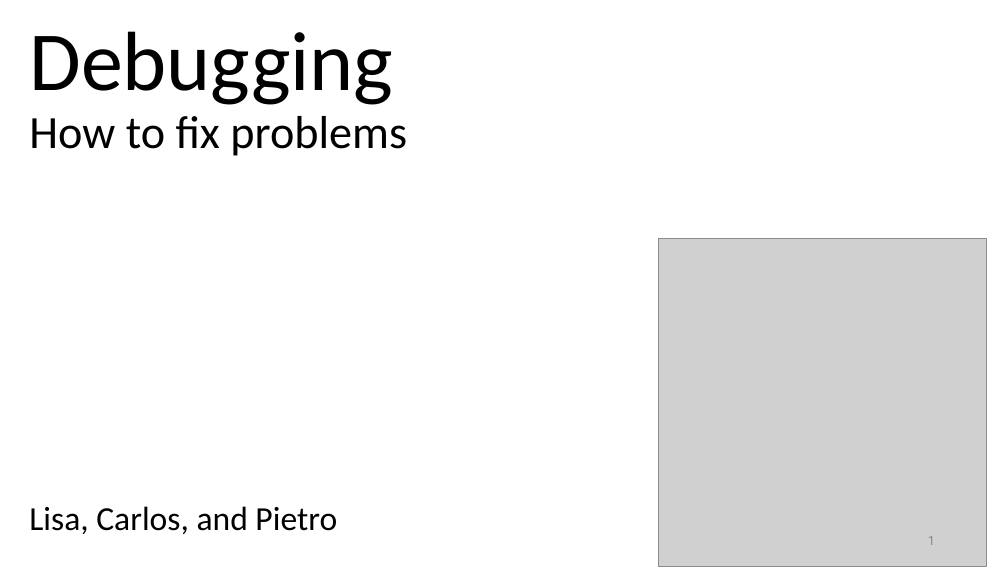
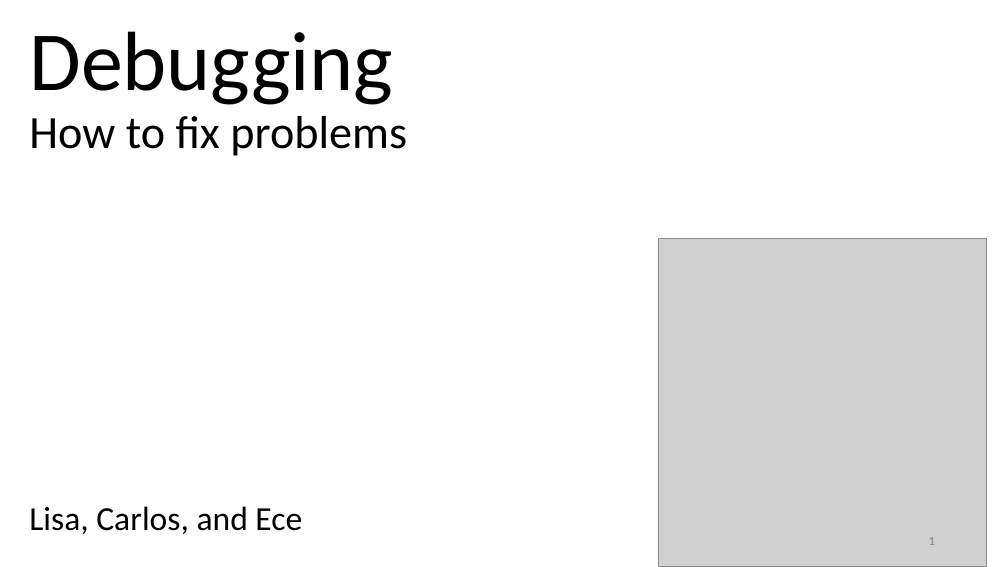
Before and after one commit to ASPP/testing_debugging_profiling, a slide deck: slide 1 of debugging.pptx. Drawn at 1008x567 pixels with LibreOffice and Linux fonts; fonts in the diff are those of the drawing; grey boxes stand for pictures. Boxes give left, top, right and bottom in pixels: in the first picture for what was removed or moved away, otherwise in the second. Text is boxed around its words. In the diff, an @@ line names an element or a change of style, - is before the commit and + after.

```diff
--- a/debugging.pptx
+++ b/debugging.pptx
@@ text at bbox=[29, 506, 302, 534]: text changed @@
-Lisa, Carlos, and Pietro
+Lisa, Carlos, and Ece
```
Also in this commit, not shown: 19 other slides changed, 2 slides added, 1 other file.
